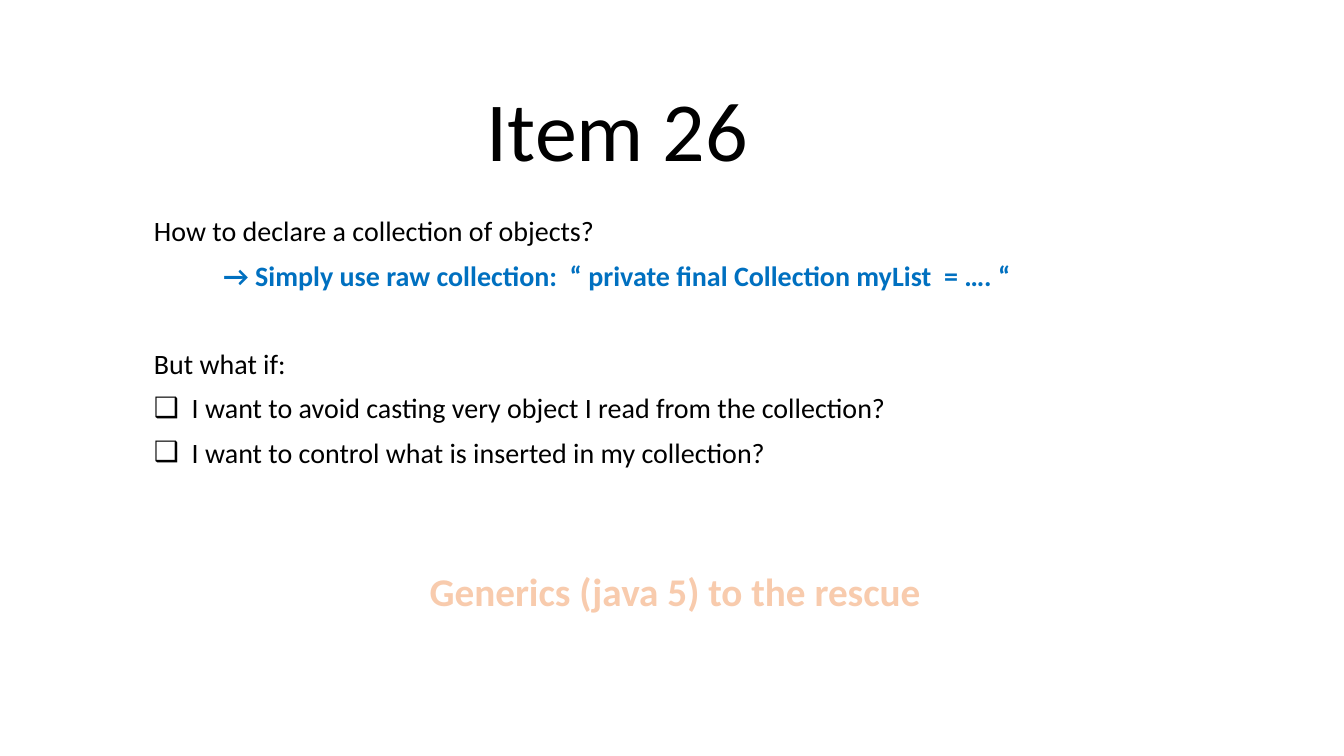
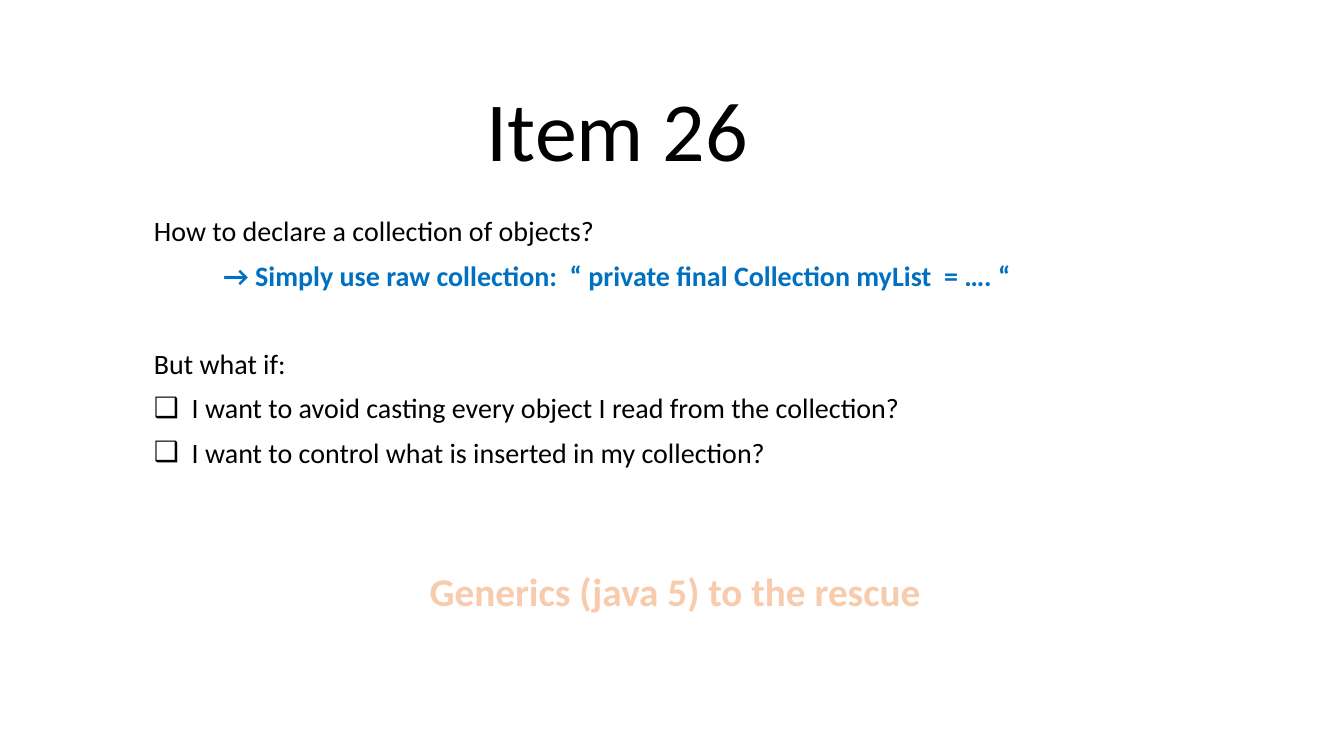
Before and after one commit to halaSEBBAH/effective-java-examples, a slide deck: slide 13 of effective-java.pptx. Drawn at 1344x756 pixels with LibreOffice and Linux fonts; fonts in the diff are those of the drawing. Boxes give left, top, right and bottom in pixels: in the first picture for what was removed or moved away, otherwise in the second. Text is boxed around its words. In the diff, an @@ line names an element or a change of style, - is before the commit and + after.

Commit message:
Fix typo in item 26

```diff
--- a/effective-java.pptx
+++ b/effective-java.pptx
@@ subtitle at [192, 398, 899, 423]: text changed @@
-❑ I want to avoid casting very object I read from the collection?
+❑ I want to avoid casting every object I read from the collection?
```
Also in this commit, not shown: 1 other file.
